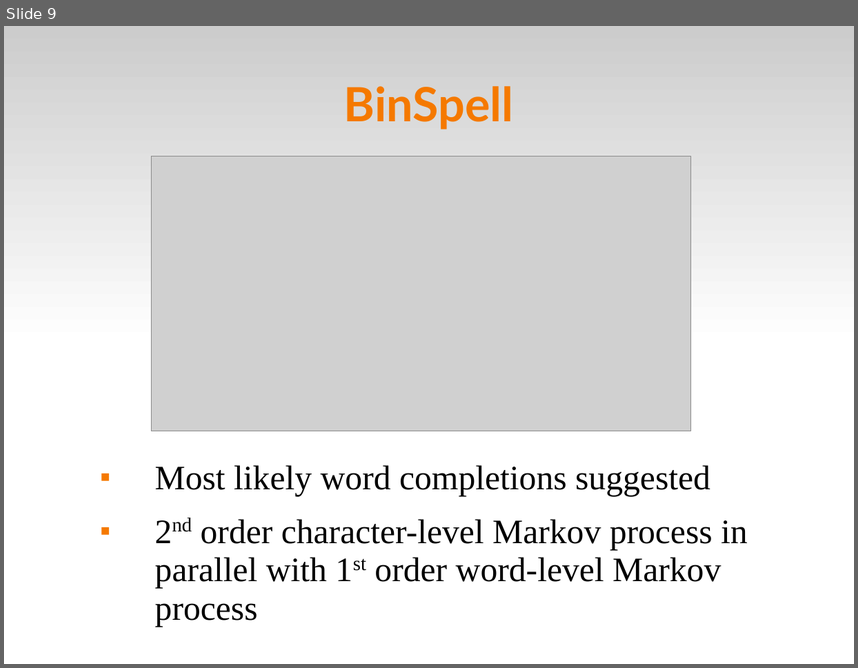
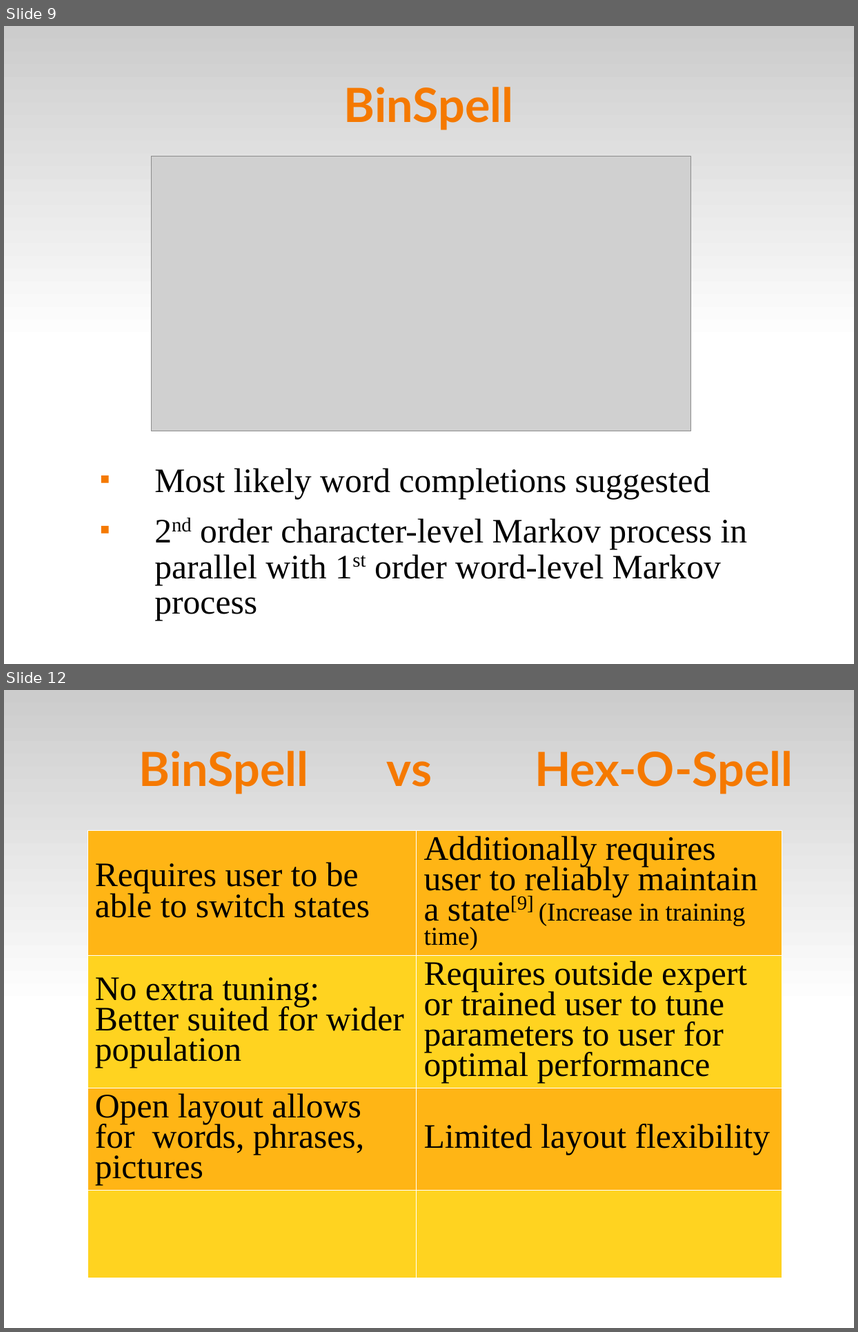
Before and after one commit to abdullah38rcc/BCI-Virtual-Keyboard, a slide deck: master's/docs/virtKey.ppt. Shown one above the other, each under a label of ours: slide 9 before the commit, slides 9 and 12 after it; the slides between them are not shown. The pictures are 858x668 and 858x1332 pixels, drawn with LibreOffice and Linux fonts; fonts in the diff are those of the drawing; grey boxes stand for pictures. Boxes give left, top, right and bottom in pixels: in the first picture for what was removed or moved away, otherwise in the second. Text is boxed around its words. In the diff, an @@ line names an element or a change of style, - is before the commit and + after.

```diff
--- a/master's/docs/virtKey.ppt
+++ b/master's/docs/virtKey.ppt
@@ slide 12 added at (4,690,854,1328), background #FFFFFF; not listed: 1 template element that a slide beside it also shows @@
@@ title added at (139,751,309,794), 44 pt, text #F57900, bold @@
+BinSpell
@@ text added at (535,751,793,794), 44 pt, text #F57900, bold @@
+Hex-O-Spell
@@ text added at (387,761,432,787), 44 pt, text #F57900, bold @@
+vs
@@ table added at (87,830,782,1278), 4 rows, 2 columns @@
+Requires user to be able to switch states | Additionally requires user to reliably maintain a state[9] (Increase in training time)
+No extra tuning: Better suited for wider population | Requires outside expert or trained user to tune parameters to user for optimal performance
+Open layout allows for words, phrases, pictures | Limited layout flexibility
+ | 
@@ slide 9 changed as well @@
@@ text "Most likely word completions suggested" at (154,468,748,620): line spacing 0.93 to 0.86 @@
```
Also in this commit, not shown: 17 other slides changed, 1 other slide added, 3 slides removed.
